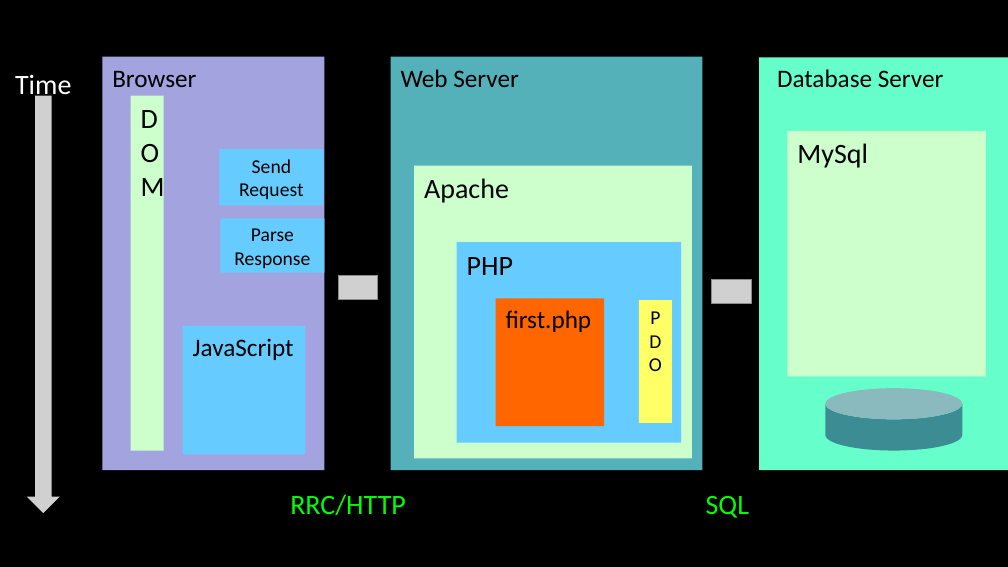
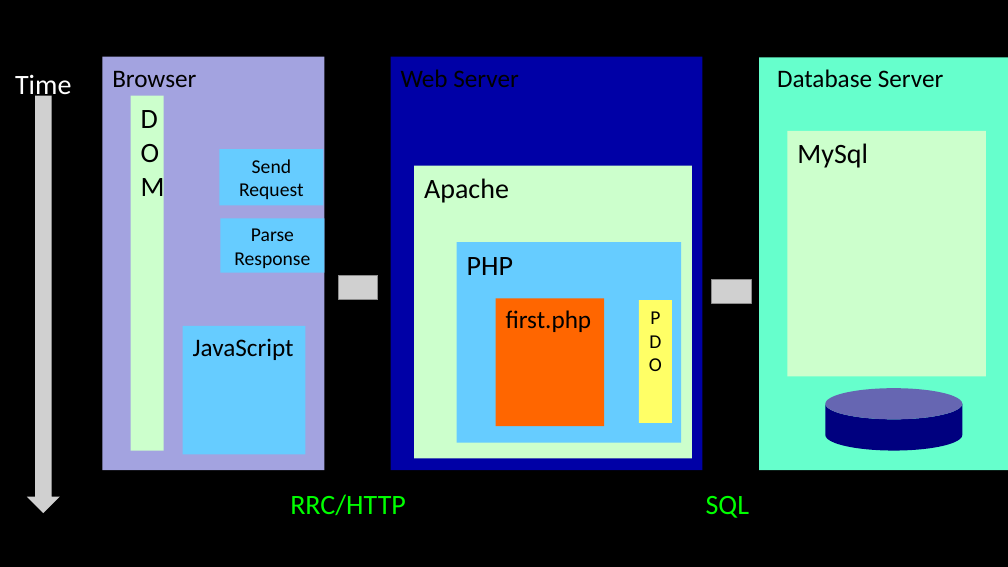
Before and after one commit to csev/wa4e, a slide deck: slide 2 of lectures/PHP-06-MySQL-PDO.ppt. Drawn at 1008x567 pixels with LibreOffice and Linux fonts; fonts in the diff are those of the drawing; grey boxes stand for pictures. Boxes give left, top, right and bottom in pixels: in the first picture for what was removed or moved away, otherwise in the second. Text is boxed around its words. In the diff, an @@ line names an element or a change of style, - is before the commit and + after.

```diff
--- a/lectures/PHP-06-MySQL-PDO.ppt
+++ b/lectures/PHP-06-MySQL-PDO.ppt
@@ rectangle "Web Server" at (391, 56, 703, 470): fill #54B1B9 to #0000A6 @@
@@ cylinder at (826, 388, 963, 451): fill #3C8C93 to #00007F @@
```
Also in this commit, not shown: 47 other slides changed, 1 slide added, 1 slide removed, 2 other files.
